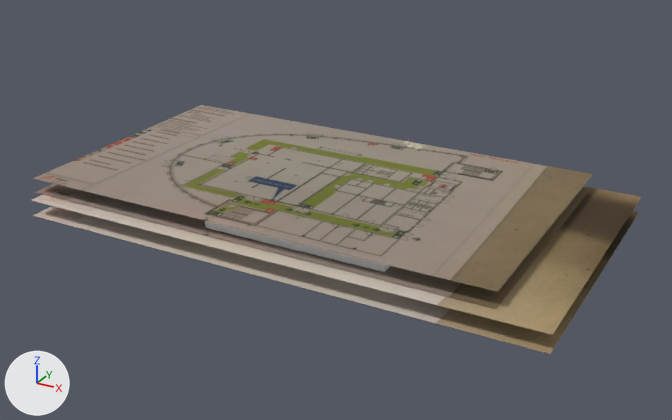
The FBX model deltion project 1/Assets/testscene/gbwit.FBX: old version first, new version second.
Before and after are seen from a camera (50 mm lens) standing at (624.0, -1072.0, 529.0) and looking at (50.0, -29.0, 8.0). Arrows for +X, +Y and +Z are at lower left; the lights stay in place. Where no turn or scale is listed for an object, it has been applied to the vertices.

The first picture shows '3D_2BE_001', 'GROND1', 'GROND2', 'PLAFOND1', 'PLAFOND2'.
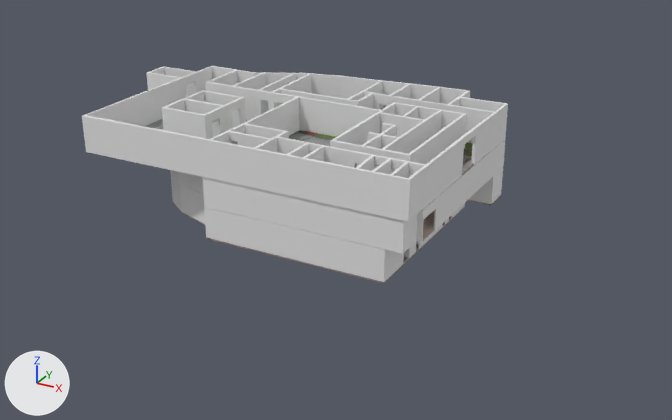
What the commit changed:
Picture '1.jpeg' (img_1_jpeg) is new.
Picture '2.jpeg' (img_2_jpeg) is new.
Picture '3.jpg' (img_3_jpg) is new.
Material '1' (mat_1) is new.
Its texture is img_1_jpeg.
Its roughness is 0.859.
Material '2' (mat_2) is new.
Its texture is img_2_jpeg.
Its roughness is 0.859.
Material '3' (mat_3) is new.
Its texture is img_3_jpg.
Its roughness is 0.859.
me_mesh is used by ob_3d_2be_001; location (-99.0, 40.0, 16.0); scale (0.181, 0.215, 0.663).
me_mesh had 1374 vertices, 2924 faces and spanned x -707.0..1815.0, y -1024.0..649.0, z 0.0..32.0.
me_mesh now has 1038 vertices, 2140 faces and spans x -38994.0..6695.0, y -32499.0..3471.0, z 82.0..698.0.
me_mesh part 2: 1374 vertices removed from x -707.0..1815.0, y -1024.0..649.0, z 0.0..32.0; 1038 vertices added at x -38994.0..6695.0, y -32499.0..3471.0, z 82.0..698.0.
me_mesh_003 is used by ob_grond2; location (-1.0, 0.0, 17.0); scale (0.212, 0.218, 0.215).
me_mesh_003 had 8 vertices, 12 faces and spanned x -1632.0..1632.0, y -918.0..918.0, z 0.0..1.0.
me_mesh_003 no longer uses material mat_material__33 (picture img_2bo_jpg).
me_mesh_003 now has 48 vertices, 92 faces and spans x -1064.0..1099.0, y -882.0..820.0, z 1.0..11.0.
me_mesh_003 part 1: the whole mesh is rebuilt.
me_mesh_003 now uses material mat_2 (picture img_2_jpeg).
me_mesh_004 is used by ob_grond1; location (-2.0, 6.0, -8.0); scale (0.211, 0.211, 0.211).
me_mesh_004 had 8 vertices, 12 faces and spanned x -1571.0..1985.0, y -1081.0..944.0, z 0.0..1.0.
me_mesh_004 no longer uses material mat_material__32 (picture img_1bov_jpg).
me_mesh_004 now has 42 vertices, 80 faces and spans x -1066.0..1081.0, y -828.0..819.0, z -10.0..0.0.
me_mesh_004 part 3: the whole mesh is rebuilt.
me_mesh_004 now uses material mat_1 (picture img_1_jpeg).
Mesh me_mesh_005_1 is new.
It has 1176 vertices, 2504 faces and spans x -67.0..483.0, y -3.0..362.0, z 0.0..52.0.
Mesh me_mesh_1 is new.
It has 51 vertices, 98 faces and spans x -318.0..229.0, y -182.0..179.0, z 1.0..3.0.
It uses material mat_3 (picture img_3_jpg).
Object '3D_2BE_001' (ob_3d_2be_001) moves from (-99.0, 40.0, 16.0) to (163.0, 144.0, 39.0).
Object '3D_2BE_001' (ob_3d_2be_001) is rescaled from (0.181, 0.215, 0.663) to (0.01, 0.01, 0.0717).
Object 'GROND2' (ob_grond2) moves from (-1.0, 0.0, 17.0) to (-2.0, 6.0, 46.0).
Object 'GROND2' (ob_grond2) is rescaled from (0.212, 0.218, 0.215) to (0.211, 0.211, 0.211).
Object 'GROND1' (ob_grond1) moves from (-2.0, 6.0, -8.0) to (-1.0, 0.0, 3.0).
Object 'GROND1' (ob_grond1) is rescaled from (0.211, 0.211, 0.211) to (0.212, 0.218, 0.215).
Object 'PLAFOND1' (ob_plafond1) is deleted.
Object 'PLAFOND2' (ob_plafond2) is deleted.
Object '3D_1BO_001' (ob_3d_1bo_001) is new; it shows me_mesh_005_1.
Its location is (-253.0, -181.0, 89.0).
Object 'GROND3' (ob_grond3) is new; it shows me_mesh_1.
Its location is (0.0, 0.0, 89.0).

Boxes (x1, y1, x2, y2) around the edits, measured in the pictures (672 x 420 px):
'PLAFOND2', deleted
    before: (33, 105, 593, 292)
'3D_1BO_001', added
    after: (82, 66, 508, 222)
'PLAFOND1', deleted
    before: (31, 186, 641, 335)
'3D_2BE_001', reshaped, moved, rescaled
    before: (205, 221, 390, 272)
    after: (170, 139, 506, 254)
'GROND1', reshaped, moved, rescaled (46% narrower, 40% shorter)
    before: (33, 206, 639, 354)
    after: (173, 195, 501, 283)
'GROND2', reshaped, moved, rescaled
    before: (35, 184, 591, 309)
    after: (423, 211, 434, 240)
'GROND3', added
    after: (145, 119, 474, 175)
'3D_1BE_001', unchanged, uncovered by the edit
    after: (170, 168, 503, 282)
